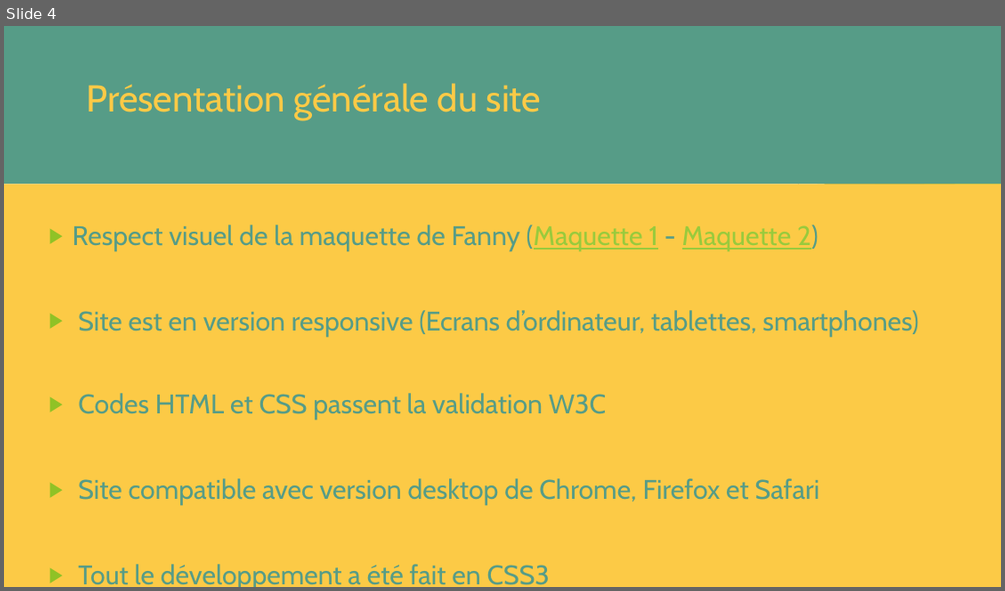
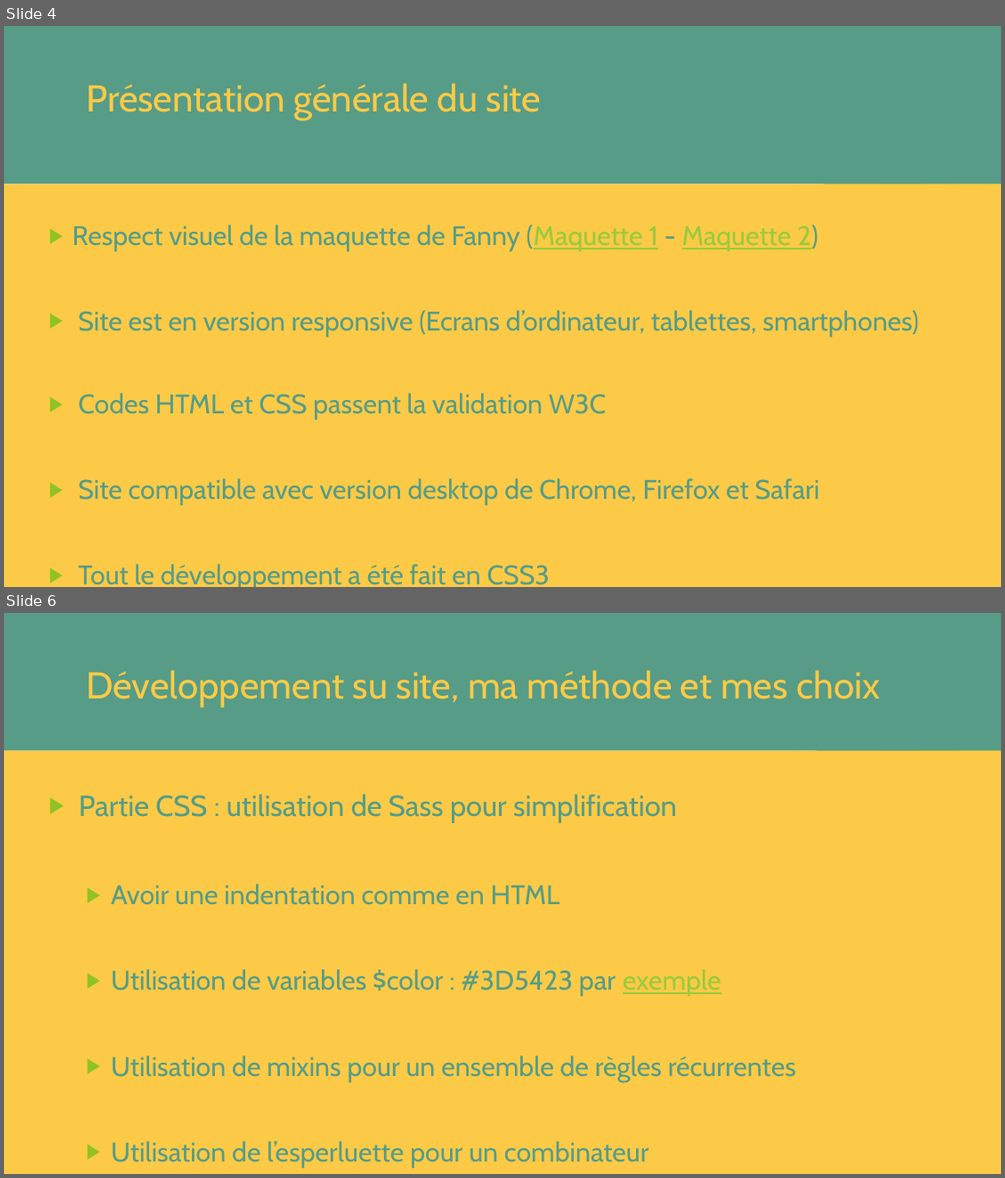
Before and after one commit to RichardZ1/Projet3_AnimationsWeb, a slide deck: OhMyFood!.pptx. Shown one above the other, each under a label of ours: slide 4 before the commit, slides 4 and 6 after it; the slides between them are not shown. The pictures are 1005x591 and 1005x1178 pixels, drawn with LibreOffice and Linux fonts; fonts in the diff are those of the drawing. Boxes give left, top, right and bottom in pixels: in the first picture for what was removed or moved away, otherwise in the second. Text is boxed around its words. In the diff, an @@ line names an element or a change of style, - is before the commit and + after.

```diff
--- a/OhMyFood!.pptx
+++ b/OhMyFood!.pptx
@@ slide 6 added at box(4, 613, 1001, 1174), background #FFFFFF; not listed: 10 template elements that a slide beside it also shows @@
@@ title added at box(4, 613, 1001, 751), fill #569C87, 36 pt, text #FCCA46 @@
+Développement su site, ma méthode et mes choix
@@ text added at box(4, 751, 1001, 1174), fill #FCCA46, 26 pt, text #569C87 @@
+  ▶ Partie CSS : utilisation de Sass pour simplification
+    ▶ Avoir une indentation comme en HTML
+    ▶ Utilisation de variables $color : #3D5423 par exemple
+    ▶ Utilisation de mixins pour un ensemble de règles récurrentes
+    ▶ Utilisation de l’esperluette pour un combinateur
```
Also in this commit, not shown: 2 slides changed, 5 other slides added, 1 slide removed, 3 other files.
